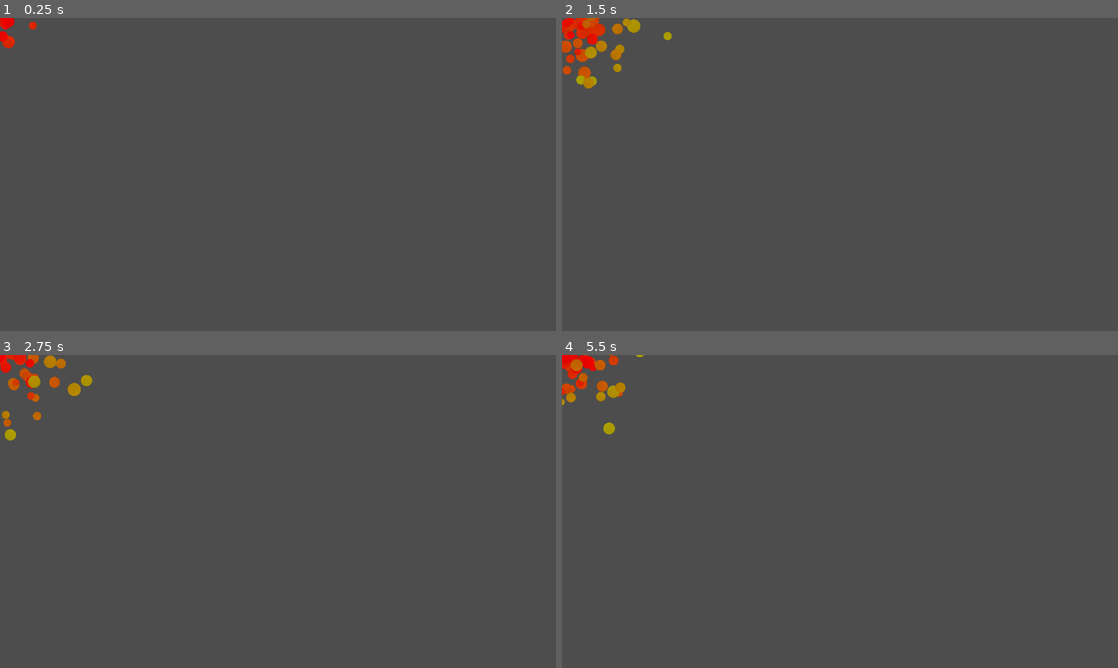
Above: before the commit, frames 1-4 (two rows, left to right).
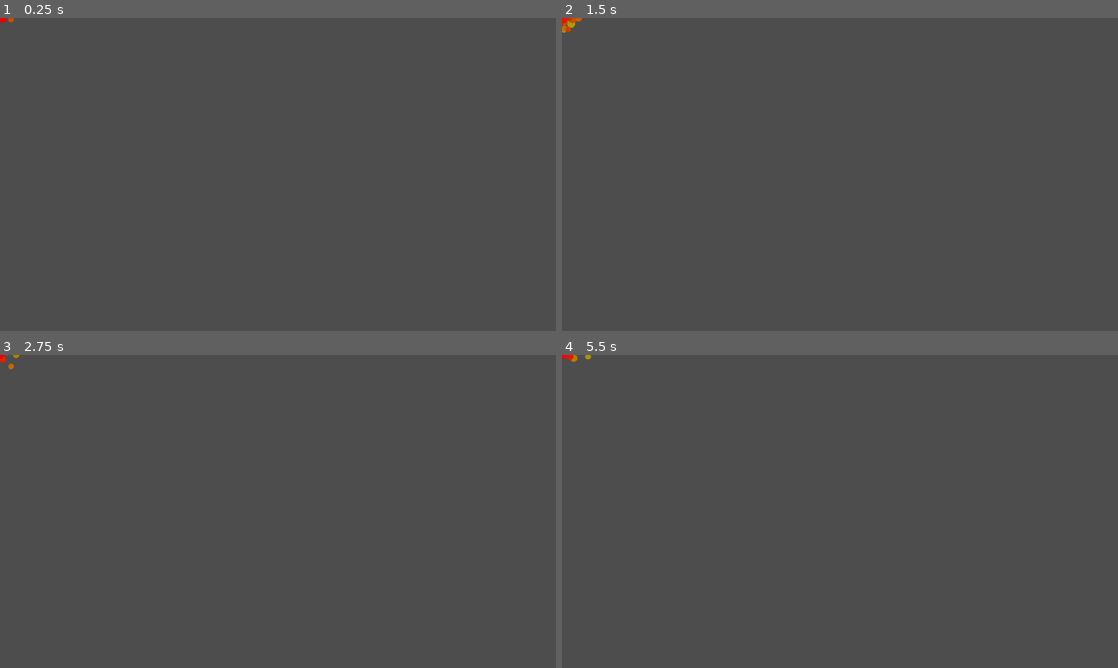
Above: after the commit, the same moments.

Repository: aayushrh/EnergyManipulation
Game: Godot game, scene res://Effects/Burning.tscn
Two runs of this game, one before a commit and one after it. Both use one fixed random seed, a clock stepped at 60 frames per second and the inputs below. This scene is started directly instead of the project's main scene.
Inputs (mouse positions are in pixels of both pictures, inside the frame that each line leads up to):
- Up to frame 1 (0.25 s): no input
- Up to frame 2 (1.5 s): tap Enter (enter) at 0.5 s; move the mouse to (962, 158) at 0.52 s; hold D (right) 0.53-1.25 s; click (962, 158) at 0.6 s; drag from (728, 190) to (812, 237) at 1.27 s
- Up to frame 3 (2.75 s): move the mouse to (333, 442) at 2.02 s; hold D (right) from 2.03 s (still down); tap Q (Ability2) at 2.1 s; click (333, 442) at 2.3 s
- Up to frame 4 (5.5 s): release D (right) at 2.75 s; drag from (812, 574) to (673, 464) at 2.77 s; move the mouse to (1006, 558) at 3.52 s; hold A (left) 3.53-4.25 s; click (1006, 558) at 3.6 s; drag from (673, 464) to (756, 433) at 4.27 s; move the mouse to (867, 511) at 5.02 s; hold S (down) from 5.03 s (still down); tap G (magicOpen) at 5.1 s; click (867, 511) at 5.3 s

The runs differ from the first frame. In frame 1, 0.2% of the frame differs, in the area x 0-7%, y 0-10%; in frame 2, 1.3%, in the area x 0-20%, y 0-23%; in frame 3, 1.0%; in frame 4, 0.9%.

Commit message:
Good Blocking + Particle Rework

Diff:
--- /dev/null
+++ b/Effects/BadBlock.tscn
@@ -0,0 +1,15 @@
+[gd_scene load_steps=2 format=3 uid="uid://bwe7eaad21t2p"]
+
+[ext_resource type="Script" path="res://Effects/afterimage.gd" id="1_v1d4o"]
+
+[node name="BadBlock" type="Label"]
+offset_left = -30.0
+offset_top = -25.0
+offset_right = 36.0
+offset_bottom = 20.0
+theme_override_colors/font_color = Color(1, 0.341176, 0, 1)
+theme_override_colors/font_shadow_color = Color(0, 0, 0, 1)
+theme_override_font_sizes/font_size = 32
+text = "BAD"
+script = ExtResource("1_v1d4o")
+lifetime = 120
--- a/Effects/Burning.tscn
+++ b/Effects/Burning.tscn
@@ -7,17 +7,19 @@
 colors = PackedColorArray(1, 0, 0, 1, 0.705882, 0.705882, 0, 1)
 
 [node name="Fire" type="CPUParticles2D"]
-amount = 100
+amount = 25
+lifetime = 0.25
+speed_scale = 0.5
 texture = ExtResource("1_jmcc3")
 emission_shape = 1
-emission_sphere_radius = 75.0
+emission_sphere_radius = 25.0
 spread = 180.0
-gravity = Vector2(0, 0)
+gravity = Vector2(0, -980)
 initial_velocity_min = 100.0
 initial_velocity_max = 200.0
 angle_max = 360.0
-scale_amount_min = 0.05
-scale_amount_max = 0.1
+scale_amount_min = 0.04
+scale_amount_max = 0.06
 color_ramp = SubResource("Gradient_fvdh6")
 script = ExtResource("2_tvdnb")
 vfxName = "Fire"
--- a/Effects/FireHit.tscn
+++ b/Effects/FireHit.tscn
@@ -4,19 +4,19 @@
 
 [node name="FireHit" type="CPUParticles2D"]
 emitting = false
-amount = 100
-lifetime = 5.0
+amount = 500
+lifetime = 12.0
 one_shot = true
 speed_scale = 50.0
 explosiveness = 1.0
-lifetime_randomness = 1.0
+lifetime_randomness = 0.5
 texture = ExtResource("1_eolu3")
 spread = 180.0
 gravity = Vector2(0, 0)
-initial_velocity_min = 30.0
+initial_velocity_min = 10.0
 initial_velocity_max = 40.0
 scale_amount_min = 0.05
 scale_amount_max = 0.1
-color = Color(0.901961, 0.705882, 0, 1)
+color = Color(0.901961, 0.301961, 0, 1)
 hue_variation_min = 0.36
 hue_variation_max = 0.36
--- /dev/null
+++ b/Effects/GoodBlock.tscn
@@ -0,0 +1,16 @@
+[gd_scene load_steps=2 format=3 uid="uid://jc3wss6uhjsy"]
+
+[ext_resource type="Script" path="res://Effects/afterimage.gd" id="1_lotav"]
+
+[node name="GoodBlock" type="Label"]
+top_level = true
+offset_left = -49.0
+offset_top = -25.0
+offset_right = 48.0
+offset_bottom = 20.0
+theme_override_colors/font_color = Color(0, 1, 1, 1)
+theme_override_colors/font_shadow_color = Color(0, 0, 0, 1)
+theme_override_font_sizes/font_size = 32
+text = "GOOD"
+script = ExtResource("1_lotav")
+lifetime = 120
--- /dev/null
+++ b/Effects/PerfectBlock.tscn
@@ -0,0 +1,15 @@
+[gd_scene load_steps=2 format=3 uid="uid://da876df0ssu07"]
+
+[ext_resource type="Script" path="res://Effects/afterimage.gd" id="1_m7rmy"]
+
+[node name="PerfectBlock" type="Label"]
+offset_left = -67.0
+offset_top = -26.0
+offset_right = 64.0
+offset_bottom = 19.0
+theme_override_colors/font_color = Color(0, 1, 0, 1)
+theme_override_colors/font_shadow_color = Color(0, 0, 0, 1)
+theme_override_font_sizes/font_size = 32
+text = "PERFECT"
+script = ExtResource("1_m7rmy")
+lifetime = 120
--- a/Effects/Soggy.tscn
+++ b/Effects/Soggy.tscn
@@ -8,17 +8,19 @@
 colors = PackedColorArray(0.279524, 0.548695, 1, 1, 0.565296, 0.773163, 1, 1)
 
 [node name="Water" type="CPUParticles2D"]
-amount = 100
+amount = 25
+lifetime = 0.25
+speed_scale = 0.5
 texture = ExtResource("1_4qnuc")
 emission_shape = 1
-emission_sphere_radius = 75.0
-spread = 180.0
-gravity = Vector2(0, 0)
-initial_velocity_min = 100.0
-initial_velocity_max = 200.0
+emission_sphere_radius = 30.0
+direction = Vector2(0, -1)
+spread = 90.0
+initial_velocity_min = 200.0
+initial_velocity_max = 300.0
 angle_max = 360.0
-scale_amount_min = 0.05
-scale_amount_max = 0.1
+scale_amount_min = 0.04
+scale_amount_max = 0.06
 color_ramp = SubResource("Gradient_fvdh6")
 script = ExtResource("2_i6bv1")
 vfxName = "Water"
--- a/Effects/WaterHit.tscn
+++ b/Effects/WaterHit.tscn
@@ -4,19 +4,19 @@
 
 [node name="WaterHit" type="CPUParticles2D"]
 emitting = false
-amount = 100
-lifetime = 5.0
+amount = 500
+lifetime = 12.0
 one_shot = true
 speed_scale = 50.0
 explosiveness = 1.0
-lifetime_randomness = 1.0
+lifetime_randomness = 0.5
 texture = ExtResource("1_ih73a")
 spread = 180.0
 gravity = Vector2(0, 0)
-initial_velocity_min = 30.0
+initial_velocity_min = 10.0
 initial_velocity_max = 40.0
 scale_amount_min = 0.05
 scale_amount_max = 0.1
-color = Color(0.278431, 0.941176, 1, 1)
+color = Color(0.278431, 0.631373, 1, 1)
 hue_variation_min = 0.36
 hue_variation_max = 0.36
--- a/Effects/afterimage.gd
+++ b/Effects/afterimage.gd
@@ -1,6 +1,6 @@
-extends Node2D
+extends Node
 
-var lifetime = 20
+@export var lifetime = 20
 
 func _process(delta):
 	lifetime -= 1
--- a/Magic/MagicCasts/BlastProj.gd
+++ b/Magic/MagicCasts/BlastProj.gd
@@ -7,6 +7,7 @@
 var mult = 1
 var sender = null
 var nvel = Vector2.ZERO
+var effect = null
 
 @onready var Fire = preload("res://Effects/Fire.tscn")
 @onready var FireHit = preload("res://Effects/FireHit.tscn")
@@ -17,6 +18,10 @@
 func _setSpell(nspell):
 	scale = Vector2(0.5, 0.5) * nspell.attributes.getSize() * mult
 	spell = nspell
+	if(spell.element.spellName.to_lower() == "water"):
+		effect = (Soggy.new(5))
+	elif(spell.element.spellName.to_lower() == "fire") :
+		effect = (Burning.new(3))
 
 func _setV(nvelocity):
 	nvel = nvelocity
@@ -51,15 +56,15 @@
 	if !(body.type == sender.type):
 		body._hit(self)
 		if(spell.element != null and is_instance_valid(self)):
+			if(effect != null):
+				body.attachEffect(effect)
 			if(spell.element.spellName.to_lower() == "water"):
-				body.attachEffect(Soggy.new(5))
 				var waterHit = WaterHit.instantiate()
 				waterHit.global_position = global_position
 				waterHit.scale = scale
 				waterHit.emitting = true
 				get_tree().current_scene.add_child(waterHit)
 			elif(spell.element.spellName.to_lower() == "fire") :
-				body.attachEffect(Burning.new(3))
 				var fireHit = FireHit.instantiate()
 				fireHit.global_position = global_position
 				fireHit.scale = scale
--- a/Player/Player.gd
+++ b/Player/Player.gd
@@ -16,6 +16,9 @@
 
 @onready var Blast = preload("res://Magic/MagicCasts/Blast.tscn")
 @onready var Explosion = preload("res://Magic/MagicCasts/Explosion.tscn")
+@onready var PerfectBlock = preload("res://Effects/PerfectBlock.tscn")
+@onready var GoodBlock = preload("res://Effects/GoodBlock.tscn")
+@onready var BadBlock = preload("res://Effects/BadBlock.tscn")
 
 var type = 0
 var rng = RandomNumberGenerator.new()
@@ -37,6 +40,7 @@
 var effects = []
 var vfx = []
 var casting = false
+var blockedEffects = []
 
 func _ready():
 	updateEnergy()
@@ -194,14 +198,26 @@
 func _hit(hitbox):
 	dmgTaken = hitbox.damageTaken(self)
 	time_last_hit = time
-	_hit_register()
-
-func _dmgRed(time):
+	_hit_register(hitbox)
+
+func _dmgRed(time, hitbox):
 	if(time > 0 and time < 0.0417):
+		var perfectBlock = PerfectBlock.instantiate()
+		perfectBlock.global_position = hitbox.global_position
+		get_tree().current_scene.add_child(perfectBlock)
+		blockedEffects.append(hitbox.effect)
 		return 1
 	if(time > 0.0417 and time < 0.0833):
+		var goodBlock = GoodBlock.instantiate()
+		goodBlock.global_position = hitbox.global_position
+		get_tree().current_scene.add_child(goodBlock)
+		blockedEffects.append(hitbox.effect)
 		return (((0.0833 - time)/(0.0416)) * 0.15) + 0.85
 	if(time > 0.0833 and time < 0.125):
+		var badBlock = BadBlock.instantiate()
+		badBlock.global_position = hitbox.global_position
+		get_tree().current_scene.add_child(badBlock)
+		print(effects.find(hitbox.effect))
 		return (-13.68 + 3.173*(time*100) + 0.02387*pow((time*100), 2))/100.0
 	return 0
 
@@ -213,12 +229,12 @@
 func _on_dashing_timer_timeout():
 	dashing = false
 
-func _hit_register():
-	var dmgRed = _dmgRed(abs(time_last_hit-time_last_block))
-	print("timeDiff: " + str(abs(time_last_hit-time_last_block)))
-	print("damage: " + str(dmgTaken * (1-dmgRed)))
-	print("dmg Reduction: " + str(dmgTaken - dmgTaken * (1-dmgRed)))
-	print("stored Energy increase: " + str(dmgTaken * (dmgRed)))
+func _hit_register(hitbox):
+	var dmgRed = _dmgRed(abs(time_last_hit-time_last_block), hitbox)
+	#print("timeDiff: " + str(abs(time_last_hit-time_last_block)))
+	#print("damage: " + str(dmgTaken * (1-dmgRed)))
+	#print("dmg Reduction: " + str(dmgTaken - dmgTaken * (1-dmgRed)))
+	#print("stored Energy increase: " + str(dmgTaken * (dmgRed)))
 	stored_energy += dmgTaken * dmgRed * 10
 	health -= dmgTaken * (1-dmgRed)
 	if(health<0):
@@ -230,7 +246,13 @@
 	time_last_block = -1
 
 func attachEffect(effect):
-	var visual = effect.visual.instantiate()
-	add_child(visual)
-	vfx.append(visual)
-	effects.append(effect)
+	var stop = false
+	for b in blockedEffects:
+		if(b == effect):
+			stop = true
+			blockedEffects.remove_at(blockedEffects.find(b))
+	if(!stop):
+		var visual = effect.visual.instantiate()
+		add_child(visual)
+		vfx.append(visual)
+		effects.append(effect)
